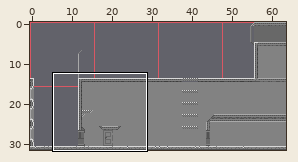
Tiled map -- resource/maps/third_level.tmx. The picture above shows the old version from afar; the outline marks the close-up.
Close-up. Before the commit:
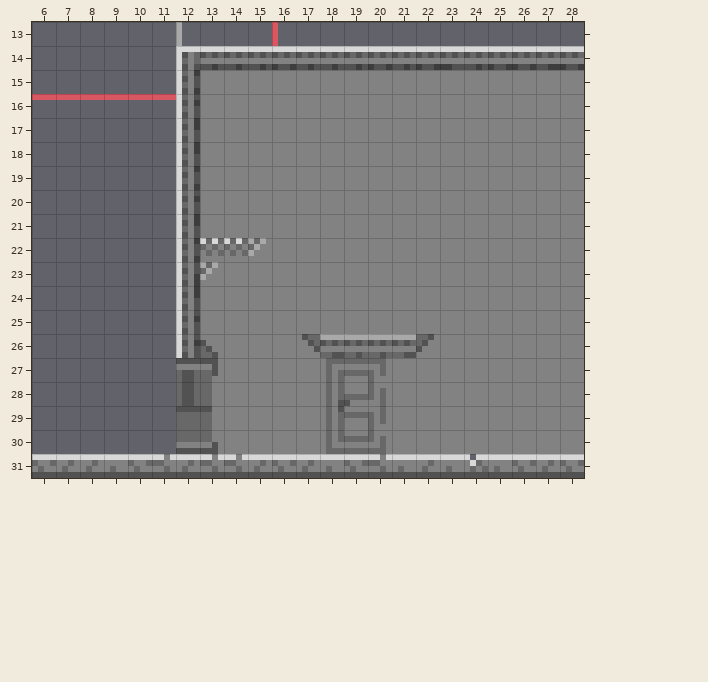
Cells are 4x4 px. Shown: x 6..28, y 13..31. The commit also changed other parts of the map, which this record leaves out.
Once edited:
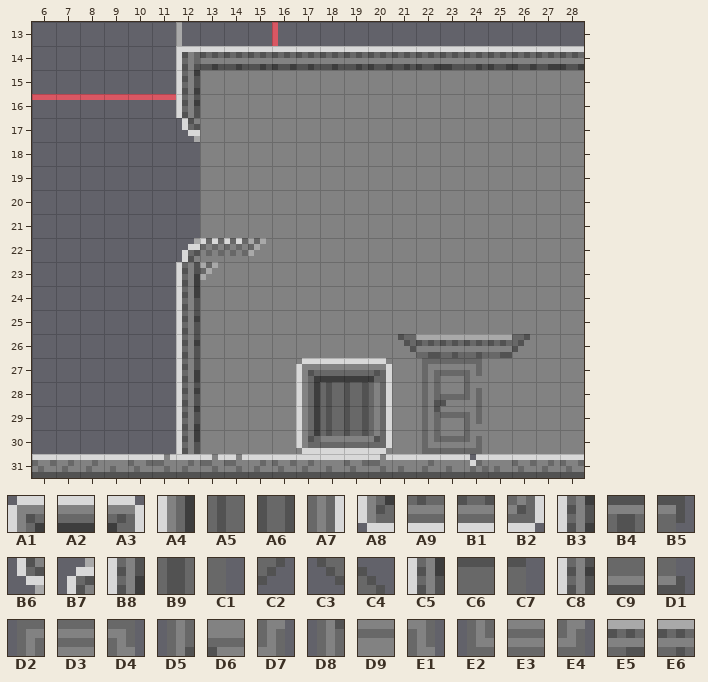
Key: from "city_tileset": A1 6, A2 7, A3 9, A4 22, A5 23, A6 24, A7 25, A8 54, A9 55, B1 56, B2 57, B3 64, B4 68, B5 69, B6 70, B7 70 flipped up-down, B8 80, B9 84, C1 85, C2 93, C3 93 flipped left-right, C4 93 flipped up-down, C5 96, C6 100, C7 101, C8 112, C9 116, D1 117, D2 132, D3 133, D4 134, D5 148, D6 149, D7 150, D8 164, D9 165, E1 166, E2 180, E3 181, E4 182, E5 228 turned 90, E6 244 turned 90.
__ is an empty cell.
Tiles replaced or removed in this view: B3, B4, B5, B9, C1, C2, C3, C4, C5, C6, C7, C8, C9, D1, D2, D3, D4, D5, D6, D7, D8, D9, E1, E2, E3, E4, E5, E6.
Edits made:
Changed rows in their new state; .. is an unchanged cell.
Layer "a/background":
first column x 12:
17 B6
18 __
19 __
20 __
21 __
22 B7
first column x 12:
26 .. .. .. .. .. .. __ __ __ __ E5 E6 E6 E5
27 B8 .. .. .. .. A1 A2 A2 A3 .. .. .. .. ..
28 C8 .. .. .. .. A4 A5 A6 A7 .. .. .. .. ..
29 B3 .. .. .. .. A4 A5 A6 A7 .. .. .. .. ..
30 C5 .. .. .. .. A8 A9 B1 B2 .. .. .. .. ..
Layer "a/front layer":
first column x 12:
26 .. __ .. .. .. __ .. .. .. C3 __ .. .. .. C2
27 __ __ .. .. .. .. __ __ __ .. D2 D3 D4 .. ..
28 __ __ .. .. .. .. __ __ __ .. D5 D6 D7 .. ..
29 __ __ .. .. .. .. __ __ __ .. D8 D9 E1 .. ..
30 __ __ .. .. .. .. __ __ __ .. E2 E3 E4 .. ..
Where, in picture pixels (left, top, right, bottom), the same in both close-ups:
changed: (176, 118, 200, 262)
changed: (176, 340, 218, 454)
changed: (296, 334, 530, 454)
